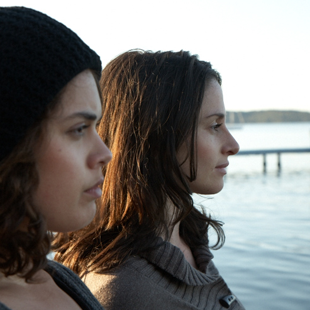
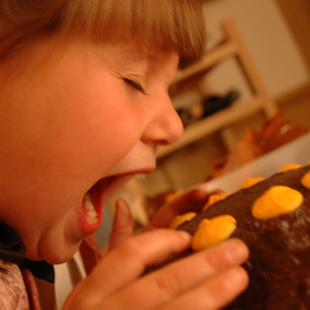
Before/after of a w=310, h=310 layered artwork. What changed in the layer stack:
added layer "Layer 9" above "Layer 8" over (x1=0, y1=0, x2=310, y2=310)
added layer "Layer 8" above "Layer 7" over (x1=0, y1=0, x2=310, y2=310)
added layer "Layer 7" above "Layer 6" over (x1=0, y1=0, x2=310, y2=310)
added layer "Layer 6" above "Layer 5" over (x1=0, y1=0, x2=310, y2=310)
added layer "Layer 5" above "Layer 4" over (x1=0, y1=0, x2=310, y2=310)
added layer "Layer 4" above "Layer 3" over (x1=3, y1=0, x2=310, y2=310)
